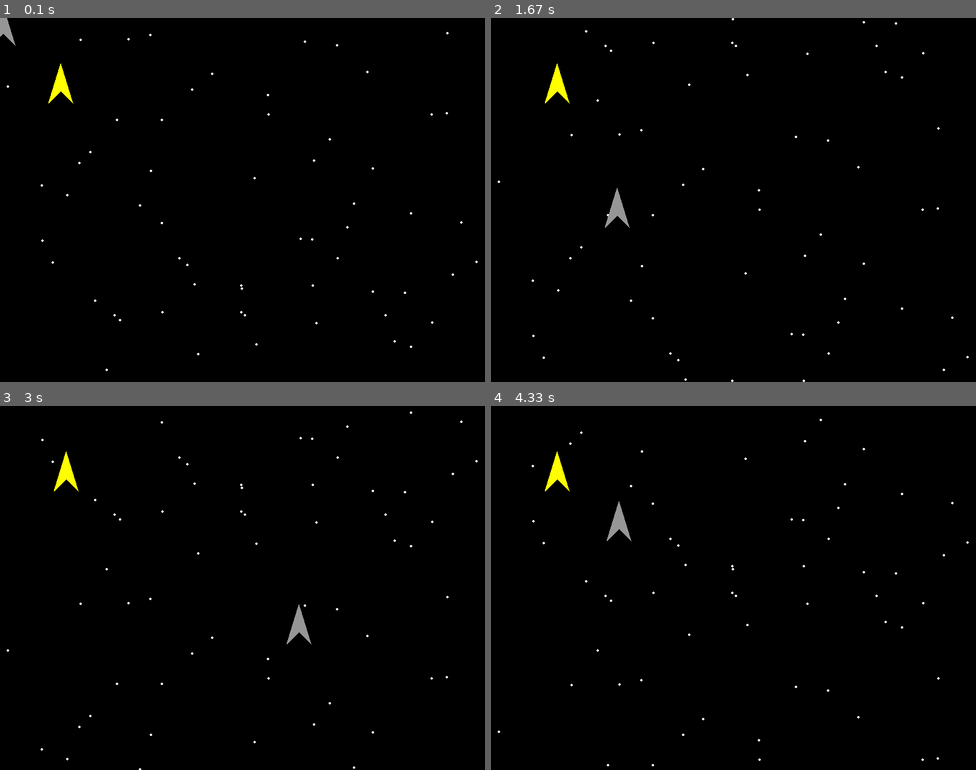
Above: before the commit, frames 1-4 (two rows, left to right).
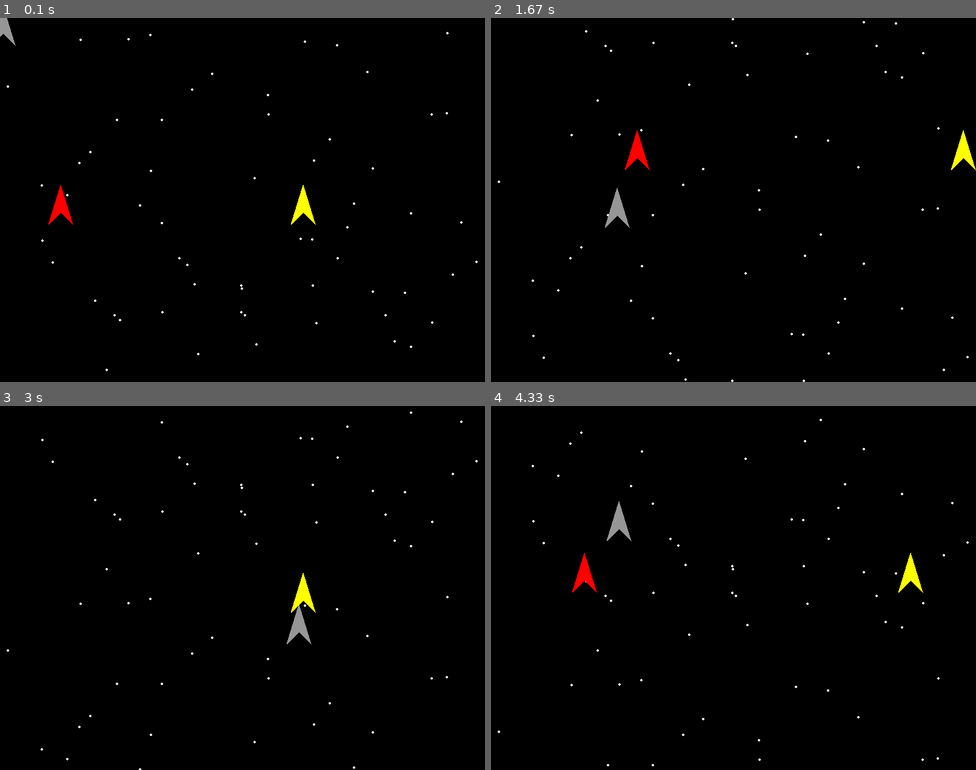
Above: after the commit, the same moments.

Repository: petermiml/pruebas
Game: pygame game, started from pruebas_pygame/7 - Keyboard_teclado.py
The game is run twice, just before and just after one commit, with the same random seed, the same clock (stepped at 60 frames per second) and the same inputs.
Inputs (mouse positions are in pixels of both pictures, inside the frame that each line leads up to):
- Up to frame 1 (0.1 s): no input
- Up to frame 2 (1.67 s): hold Right 0.33-0.8 s; move the mouse to (714, 214) at 0.37 s; hold Up 0.83-1.13 s; hold W 0.83-1.13 s; move the mouse to (888, 189) at 0.87 s; hold Right 1.17-1.63 s; hold D 1.17-1.63 s; move the mouse to (617, 203) at 1.2 s
- Up to frame 3 (3 s): hold Left 1.67-2.2 s; hold A 1.67-2.2 s; move the mouse to (92, 533) at 1.7 s; hold Down 2.23-2.53 s; hold S 2.23-2.53 s; move the mouse to (315, 460) at 2.27 s; hold Left 2.57-2.97 s; hold A 2.57-2.97 s; move the mouse to (300, 620) at 2.6 s
- Up to frame 4 (4.33 s): hold Up 3-3.37 s; hold W 3-3.37 s; move the mouse to (607, 453) at 3.03 s; hold Right 3.4-4.03 s; hold D 3.4-4.03 s; move the mouse to (743, 464) at 3.43 s; hold Down from 4.07 s (still down); hold S from 4.07 s (still down); move the mouse to (617, 515) at 4.1 s

The runs differ from the first frame. In frame 1, 0.6% of the frame differs, in the area x 10-66%, y 12-57%; in frame 2, 0.6%; in frame 3, 0.4%; in frame 4, 0.6%.

Commit message:
Modifico el archivo "7 - Keyboard_teclado.py" y añado "8 - pong"

Diff:
--- a/pruebas_pygame/7 - Keyboard_teclado.py
+++ b/pruebas_pygame/7 - Keyboard_teclado.py
@@ -1,5 +1,8 @@
 import pygame, sys
 from funciones_prueba import posicionAleatoria
+
+''' IDEA PARA FUTURA IMPLEMENTACION: Hacer que cuando aceleras la nave, no pueda decelerar a no ser que use retropropulsores
+pero esos retropropulsores gastan combustible.'''
 
 pygame.init()
 
@@ -16,12 +19,19 @@
 
 # Definir las coordenadas:
 
-coord_x = 100
-coord_y = 100
+coord_x_nave1 = 500
+coord_y_nave1 = 300
+
+coord_x_nave2 = 100
+coord_y_nave2 = 300
+
 
 # Definir la velocidad:
-speed_x = 3
-speed_y = 3
+speed_x_nave1 = 0
+speed_y_nave1 = 0
+
+speed_x_nave2 = 0
+speed_y_nave2 = 0
 
 size = 800,600
 screen = pygame.display.set_mode((size))
@@ -44,6 +54,55 @@
     for event in pygame.event.get():
         if event.type == pygame.QUIT:
             sys.exit()
+
+        # EVENTOS DE TECLADO (tienen que ir en este punto).
+        # Revisar https://www.pygame.org/docs/ref/key.html para ver todas las teclas
+
+        if event.type == pygame.KEYDOWN:        # Si el tipo de evento es de tipo "presionar una tecla"
+            if event.key == pygame.K_LEFT:      # Si la tecla presionada es la flecha de direccion izquierda
+                speed_x_nave1 = -3                    # Pone la velocidad a menos tres.
+
+            if event.key == pygame.K_RIGHT:
+                speed_x_nave1 = 3
+
+            if event.key == pygame.K_UP:
+                speed_y_nave1 = -3
+
+            if event.key == pygame.K_DOWN:
+                speed_y_nave1 = 3
+
+        if event.type == pygame.KEYUP:          # Si el tipo de evento es de tipo "dejar de presionar una tecla"
+            if event.key == pygame.K_LEFT or event.key == pygame.K_RIGHT or event.key == pygame.K_UP or event.key == pygame.K_DOWN:
+                speed_x_nave1 = 0                     # sea la tecla que sea, la velocidad se iguala a 0
+            if event.key == pygame.K_DOWN:
+                speed_y_nave1=0
+            if event.key == pygame.K_UP:
+                speed_y_nave1=0
+
+        # Eventos para la nave 2
+
+        if event.type == pygame.KEYDOWN:        # Si el tipo de evento es de tipo "presionar una tecla"
+            if event.key == pygame.K_a:      # Si la tecla presionada es la flecha de direccion izquierda
+                speed_x_nave2 = -3                    # Pone la velocidad a menos tres.
+
+            if event.key == pygame.K_d:
+                speed_x_nave2 = 3
+
+            if event.key == pygame.K_w:
+                speed_y_nave2 = -3
+
+            if event.key == pygame.K_s:
+                speed_y_nave2 = 3
+
+        if event.type == pygame.KEYUP:          # Si el tipo de evento es de tipo "dejar de presionar una tecla"
+            if event.key == pygame.K_a:
+                speed_x_nave2 = 0
+            if event.key == pygame.K_d:
+                speed_x_nave2 = 0
+            if event.key == pygame.K_s:
+                speed_y_nave2 = 0
+            if event.key == pygame.K_w:
+                speed_y_nave2 = 0
 
     screen.fill(BLACK)
 
@@ -80,30 +139,13 @@
     pos_x = posicion_raton[0]
     pos_y = posicion_raton[1]
 
-    if event.type == pygame.KEYDOWN:
-        if event.key == pygame.K_LEFT:
-            speed_x = -3
-            coord_x += speed_x
+    pygame.draw.polygon(screen, YELLOW, (((coord_x_nave1-20),(coord_y_nave1+40)),((coord_x_nave1),(coord_y_nave1-25)),((coord_x_nave1 + 20),(coord_y_nave1+40)),(coord_x_nave1,coord_y_nave1+20)), 0)
+    coord_x_nave1 += speed_x_nave1
+    coord_y_nave1 += speed_y_nave1
 
-        if event.key == pygame.K_RIGHT:
-            speed_x = 3
-            coord_x += speed_x
-
-        if event.key == pygame.K_UP:
-            speed_y = -3
-            coord_y += speed_y
-
-        if event.key == pygame.K_DOWN:
-            speed_y = 3
-            coord_y += speed_y
-
-    if event.type == pygame.KEYUP:
-        if event.key == pygame.K_LEFT or event.key == pygame.K_RIGHT or event.key == pygame.K_UP or event.key == pygame.K_DOWN:
-            speed_x = 0
-
-
-    pygame.draw.polygon(screen, YELLOW, (((coord_x-20),(coord_y+40)),((coord_x),(coord_y-25)),((coord_x + 20),(coord_y+40)),(coord_x,coord_y+20)), 0)
-
+    pygame.draw.polygon(screen, RED, (((coord_x_nave2-20),(coord_y_nave2+40)),((coord_x_nave2),(coord_y_nave2-25)),((coord_x_nave2 + 20),(coord_y_nave2+40)),(coord_x_nave2,coord_y_nave2+20)), 0)
+    coord_x_nave2 += speed_x_nave2
+    coord_y_nave2 += speed_y_nave2
     # =============================================================================
 
     pygame.display.flip()
--- /dev/null
+++ b/pruebas_pygame/8 - Pong.py
@@ -0,0 +1,154 @@
+import pygame
+pygame.init()
+
+# COLORES
+BLACK = (0, 0, 0)
+WHITE = (255, 255, 255)
+
+# Constantes de ancho y alto de las paletas de los jugadores
+PLAYER_WIDTH = 15
+PLAYER_HEIGHT = 90
+
+# Coordenadas y velocidad del jugador 1:
+
+player_1_x_coor = 50
+player_1_y_coor = 300 - (PLAYER_HEIGHT/2) # Esto lo dejamos así para que nos lo coloque en la mitad exacta de la pantalla
+player_1_speed = 0
+
+# Coordenadas y velocidad del jugador 2:
+
+player_2_x_coor = 740
+player_2_y_coor = 300 - (PLAYER_HEIGHT/2)
+player_2_speed = 0
+
+# Coordenadas y velocidad de la pelota
+
+ball_x = 400
+ball_y = 300
+ball_speed_x = 5
+ball_speed_y = 5
+
+# CREAR VENTANA
+
+SCREEN_SIZE = (800, 600)
+screen = pygame.display.set_mode(SCREEN_SIZE)
+
+# CREAR RELOJ
+
+clock = pygame.time.Clock()
+
+# Crear variable para salir de bucle principal
+
+game_over = False
+
+while not game_over:
+
+    # ========================================== EVENTOS ===============================================
+
+    for event in pygame.event.get():
+        if event.type == pygame.QUIT:
+            game_over = True
+
+        # ----------------------------------- PRESIONAR TECLAS ----------------------------------------
+
+        if event.type == pygame.KEYDOWN:
+            # Jugador 1
+            if event.key == pygame.K_w:
+                player_1_speed = -10
+            if event.key == pygame.K_s:
+                player_1_speed = 10
+
+            # Jugador 2
+            if event.key == pygame.K_UP:
+                player_2_speed = -10
+            if event.key == pygame.K_DOWN:
+                player_2_speed = 10
+
+        # ----------------------------------- LEVANTAR TECLAS --------------------------------------------
+
+        if event.type == pygame.KEYUP:
+            # Jugador 1
+            if event.key == pygame.K_w:
+                player_1_speed = 0
+            if event.key == pygame.K_s:
+                player_1_speed = 0
+
+            # Player 2
+            if event.key == pygame.K_UP:
+                player_2_speed = 0
+            if event.key == pygame.K_DOWN:
+                player_2_speed = 0
+
+    # ============================================================================================================
+
+    screen.fill(BLACK)
+
+    # ========================================= ÁREA DE DIBUJO ====================================================
+
+    player_1 = pygame.draw.rect(screen, WHITE, (player_1_x_coor, player_1_y_coor, PLAYER_WIDTH, PLAYER_HEIGHT))
+    player_2 = pygame.draw.rect(screen, WHITE, (player_2_x_coor, player_2_y_coor, PLAYER_WIDTH, PLAYER_HEIGHT))
+    ball = pygame.draw.circle(screen, WHITE, (ball_x, ball_y), 10)
+
+    # ==============================================================================================================
+
+    # ============================================ COLISIONES ======================================================
+
+    if ball.colliderect(player_1) or ball.colliderect(player_2):    # Si la bola colisiona con el player 1 o el 2
+        ball_speed_x *= -1                                          # La velocidad de la bola en el eje x se invierta
+
+        if ball_speed_x < 0:
+            ball_speed_x -= 1
+            ball_speed_y -= 1
+        else:
+            ball_speed_x += 1
+            ball_speed_y += 1
+
+    # ==============================================================================================================
+
+    # ============================================= MOVIMIENTO JUGADOR 1============================================
+
+    player_1_y_coor += player_1_speed
+
+    if player_1_y_coor < 0:
+        player_1_y_coor = 0
+
+    if player_1_y_coor > 507:
+        player_1_y_coor = 507
+
+    # ==============================================================================================================
+
+    # ============================================ MOVIMIENTO JUGADOR 2 ============================================
+    player_2_y_coor += player_2_speed
+
+    if player_2_y_coor < 0:
+        player_2_y_coor = 0
+
+    if player_2_y_coor > 507:
+        player_2_y_coor = 507
+
+    # ==============================================================================================================
+
+    # ============================================== MOVIMIENTO PELOTA =============================================
+
+    ball_x += ball_speed_x
+    ball_y += ball_speed_y
+
+    if ball_y > 590 or ball_y < 10:
+        ball_speed_y *= -1
+
+    if ball_x < 10 or ball_x > 790:
+        ball_x = 400
+        ball_y = 300
+        ball_speed_x = 3
+        ball_speed_y = 3
+
+    print(ball_speed_y)
+    # ==============================================================================================================
+
+
+
+    #===================================== REFRESCO DE PANTALLA ====================================================
+    pygame.display.flip()
+    clock.tick(60)
+
+pygame.quit()
